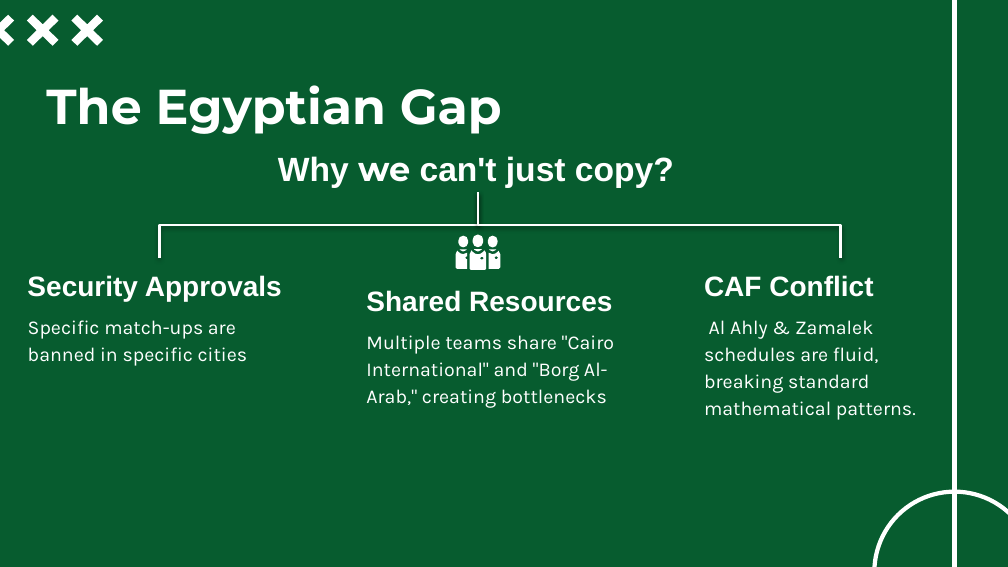
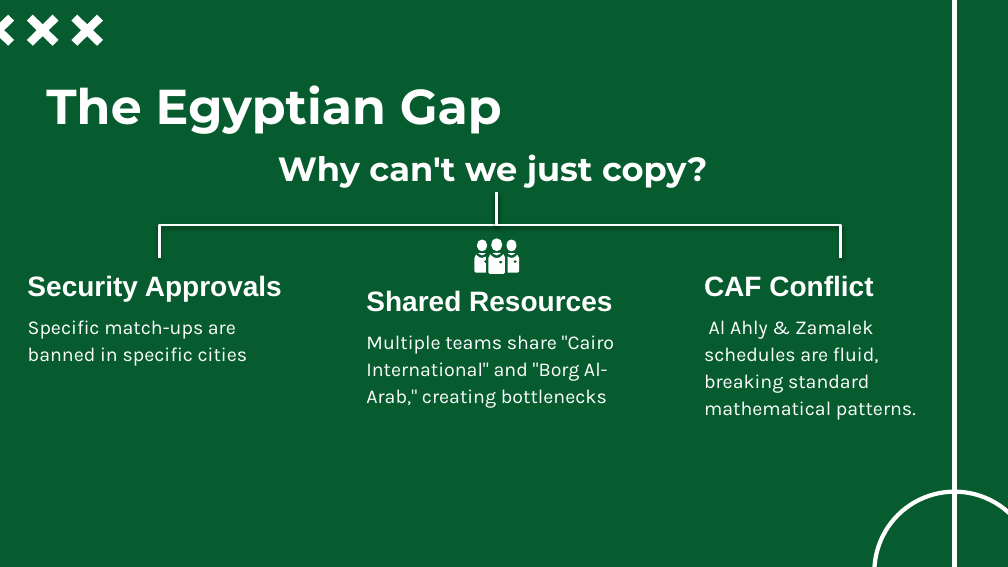
Before and after one commit to ghassanelgendy/egyptian-premier-league-schedule-optimizer, a slide deck: slide 14 of Documentations/presentation V1.pptx. Drawn at 1008x567 pixels with LibreOffice and Linux fonts; fonts in the diff are those of the drawing; background and template pictures are left out. Boxes give left, top, right and bottom in pixels: in the first picture for what was removed or moved away, otherwise in the second. Text is boxed around its words. In the diff, an @@ line names an element or a change of style, - is before the commit and + after.

```diff
--- a/Documentations/presentation V1.pptx
+++ b/Documentations/presentation V1.pptx
@@ text at (x1=278, y1=154, x2=707, y2=188): text changed; font Arial to Montserrat @@
-Why we can't just copy?
+Why can't we just copy?
@@ elbow line moved from (478, 193) - (159, 258) to (497, 193) - (159, 258) @@
@@ elbow line moved from (478, 193) - (841, 258) to (497, 193) - (841, 258) @@
@@ 9 freeform shapes moved together from (x1=456, y1=235, x2=501, y2=269) to (x1=475, y1=239, x2=519, y2=273) @@
```
Also in this commit, not shown: 3 other slides changed.
